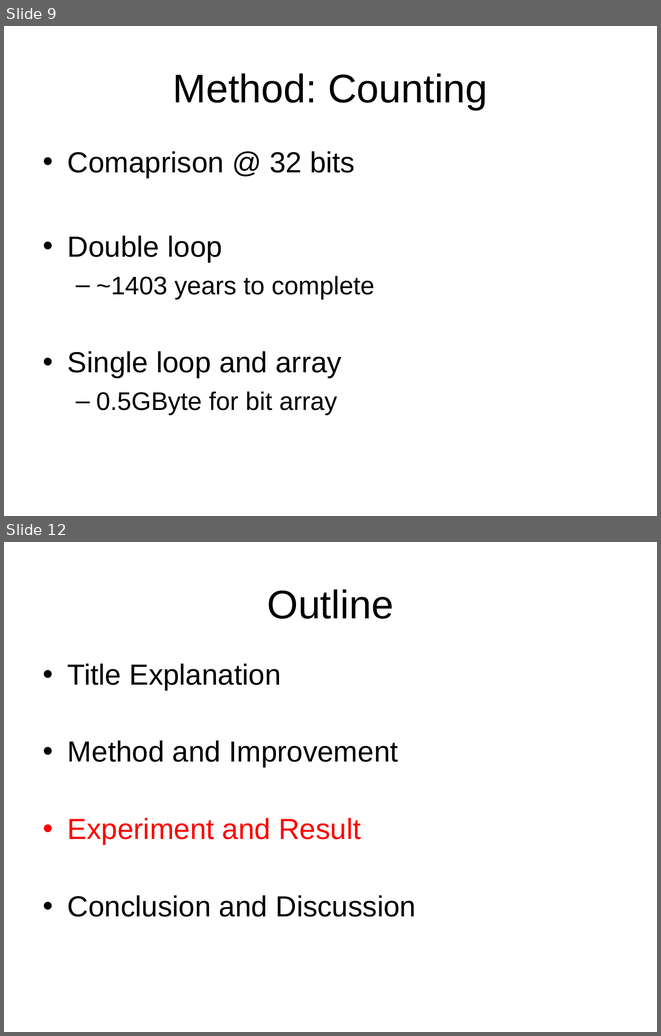
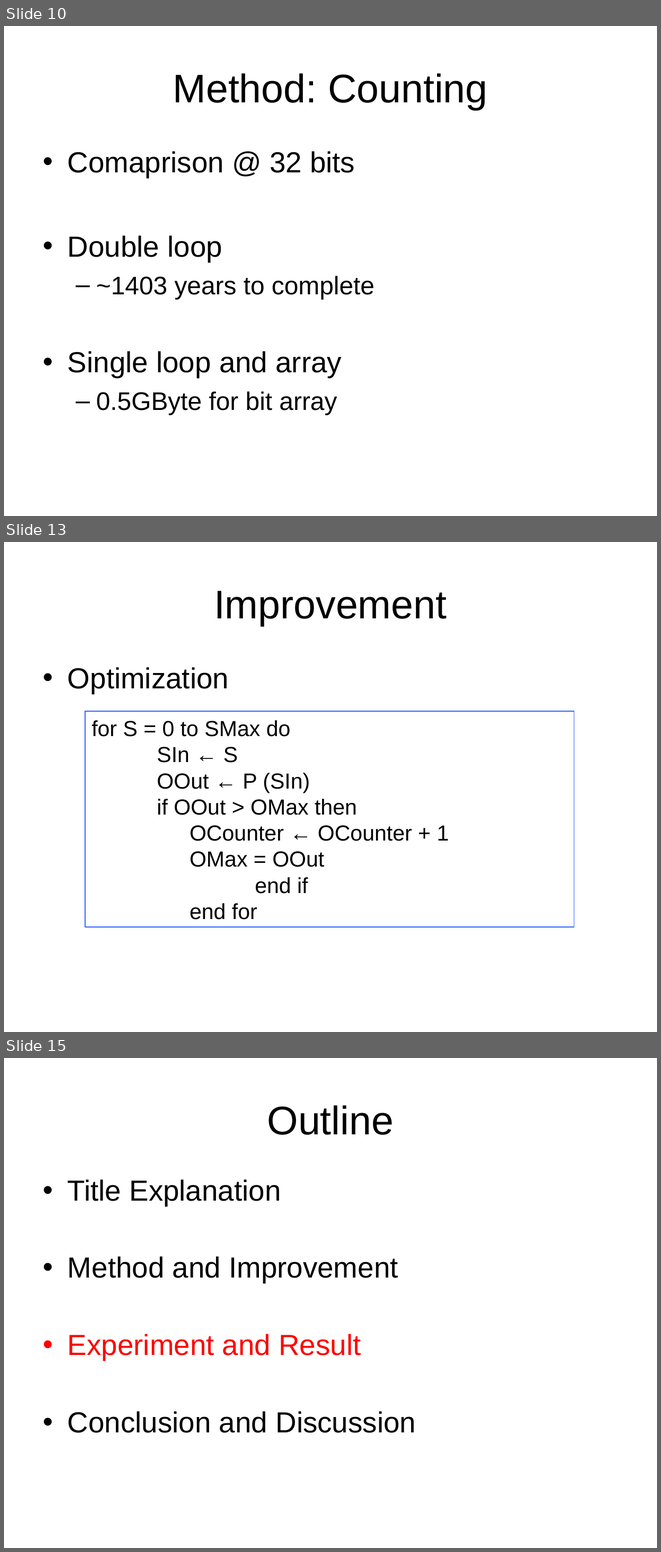
Before and after one commit to chenjiia/Thesis, a slide deck: thesis_presentation/presentation.ppt. Shown one above the other, each under a label of ours: slides 9 and 12 before the commit, slides 10, 13 and 15 after it; the slides between them are not shown. The pictures are 661x1036 and 661x1552 pixels, drawn with LibreOffice and Linux fonts; fonts in the diff are those of the drawing. Boxes give left, top, right and bottom in pixels: in the first picture for what was removed or moved away, otherwise in the second. Text is boxed around its words. In the diff, an @@ line names an element or a change of style, - is before the commit and + after.

```diff
--- a/thesis_presentation/presentation.ppt
+++ b/thesis_presentation/presentation.ppt
@@ slide 13 added at [4,542,657,1032], background #FFFFFF @@
@@ title added at [214,591,447,626], 44 pt, text #000000 @@
+Improvement
@@ text added at [68,667,229,694], 32 pt, text #000000 @@
+• Optimization
@@ rectangle added at [85,711,574,927], outline #3366FF 0.74 pt, 24 pt, text #000000 @@
+for S = 0 to SMax do
+SIn ← S
+OOut ← P (SIn)
+if OOut > OMax then
+      OCounter ← OCounter + 1
+      OMax = OOut
+end if
+end for
@@ what was slide 9 is now slide 10 @@
@@ what was slide 12 is now slide 15 @@
```
Also in this commit, not shown: 4 slides changed, 3 other slides added, 1 slide removed.
